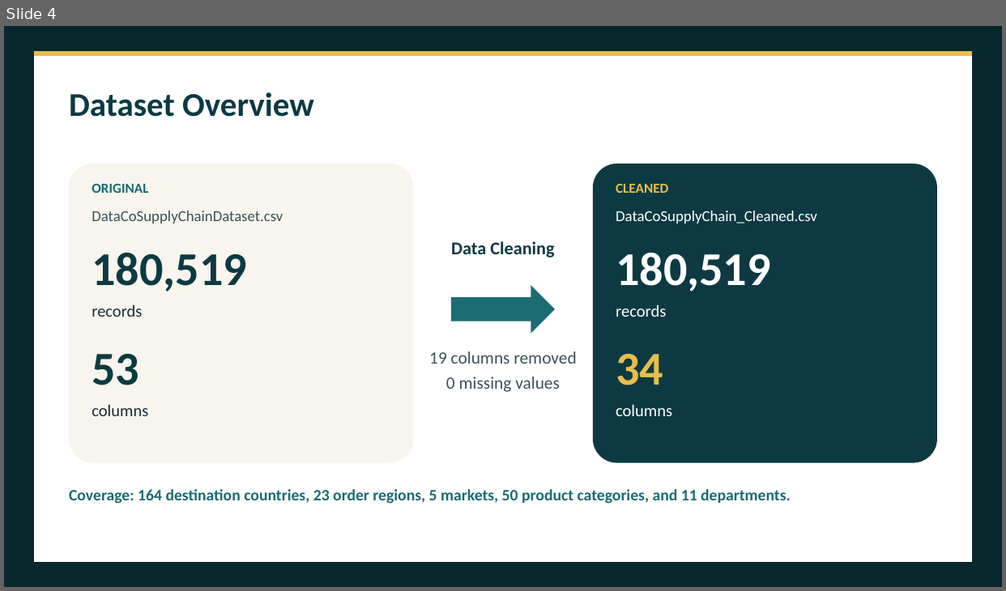
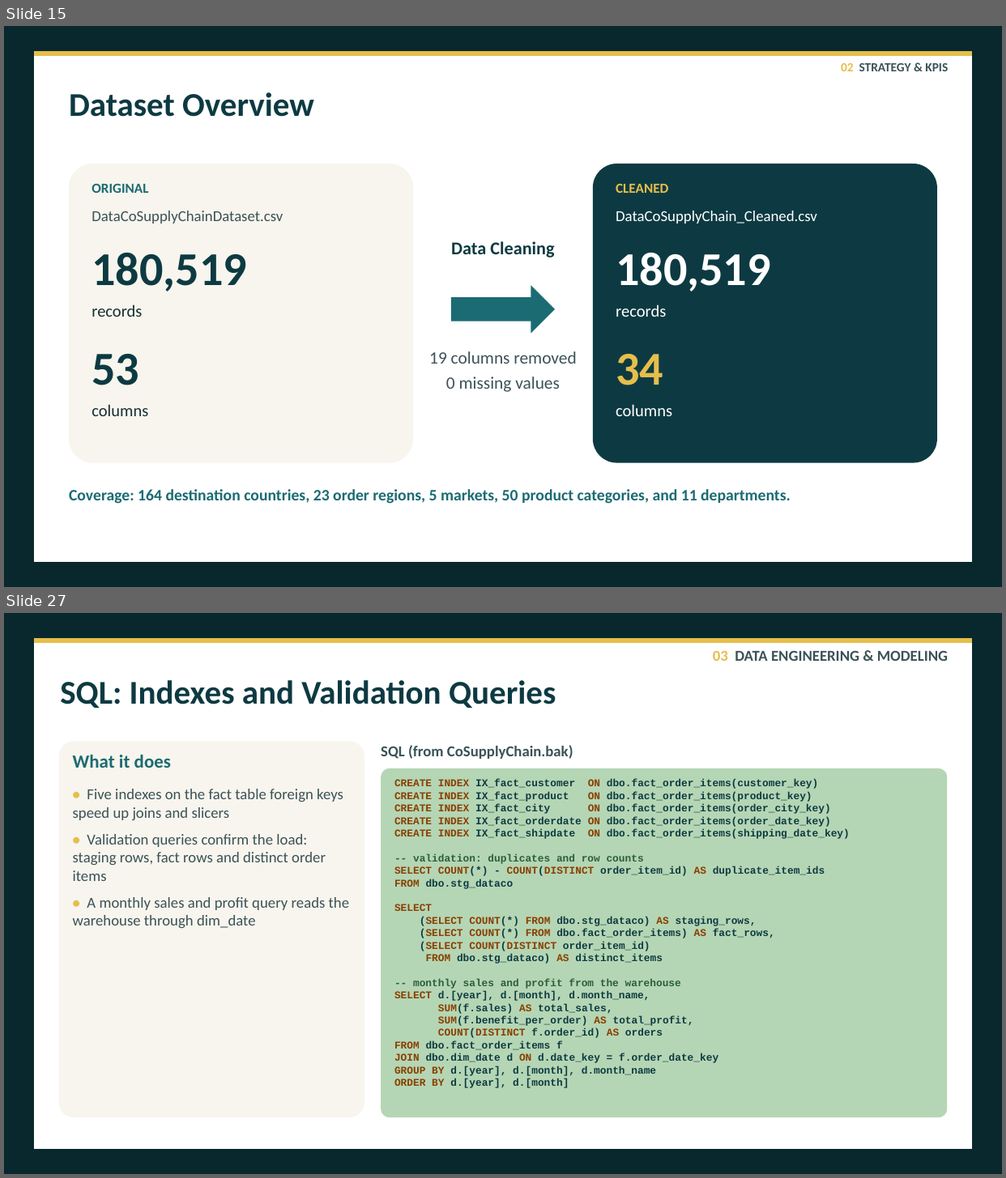
Before and after one commit to Team5-Depi/Supply-Chain-Dataset-Analysis-Final_Project, a slide deck: Presentation/Supply_Chain_Dataset_Analysis_Presentation.pptx. Shown one above the other, each under a label of ours: slide 4 before the commit, slides 15 and 27 after it; the slides between them are not shown. The pictures are 1006x591 and 1006x1178 pixels, drawn with LibreOffice and Linux fonts; fonts in the diff are those of the drawing. Boxes give left, top, right and bottom in pixels: in the first picture for what was removed or moved away, otherwise in the second. Text is boxed around its words. In the diff, an @@ line names an element or a change of style, - is before the commit and + after.

```diff
--- a/Presentation/Supply_Chain_Dataset_Analysis_Presentation.pptx
+++ b/Presentation/Supply_Chain_Dataset_Analysis_Presentation.pptx
@@ slide 27 added at <box>4,613,1002,1174</box>, background #08282E @@
@@ freeform shape added at <box>34,638,972,1149</box>, fill #FFFFFF @@
@@ freeform shape added at <box>34,638,972,643</box>, fill #E6BE4C @@
@@ text added at <box>713,650,948,661</box>, 22 pt, text #3B5258, bold @@
+03 DATA ENGINEERING & MODELING
@@ text added at <box>60,680,556,708</box>, 48 pt, text #0D3A42, bold @@
+SQL: Indexes and Validation Queries
@@ rounded rectangle added at <box>59,741,364,1118</box>, fill #F7F5ED @@
@@ text added at <box>73,755,171,768</box>, 26.8 pt, text #1B6B72, bold @@
+What it does
@@ text added at <box>381,745,573,759</box>, 22 pt, text #3B5258, bold @@
+SQL (from CoSupplyChain.bak)
@@ rounded rectangle added at <box>381,769,947,1118</box>, fill #B5D6B4 @@
@@ text added at <box>394,779,850,1088</box>, 15 pt, text #0D3A42, bold @@
+CREATE INDEX IX_fact_customer ON dbo.fact_order_items(customer_key)
+CREATE INDEX IX_fact_product ON dbo.fact_order_items(product_key)
+CREATE INDEX IX_fact_city ON dbo.fact_order_items(order_city_key)
+CREATE INDEX IX_fact_orderdate ON dbo.fact_order_items(order_date_key)
+CREATE INDEX IX_fact_shipdate ON dbo.fact_order_items(shipping_date_key)
+-- validation: duplicates and row counts
+SELECT COUNT(*) - COUNT(DISTINCT order_item_id) AS duplicate_item_ids
+FROM dbo.stg_dataco
+SELECT
+(SELECT COUNT(*) FROM dbo.stg_dataco) AS staging_rows,
+(SELECT COUNT(*) FROM dbo.fact_order_items) AS fact_rows,
+(SELECT COUNT(DISTINCT order_item_id)
+FROM dbo.stg_dataco) AS distinct_items
+-- monthly sales and profit from the warehouse
+SELECT d.[year], d.[month], d.month_name,
+SUM(f.sales) AS total_sales,
+SUM(f.benefit_per_order) AS total_profit,
+COUNT(DISTINCT f.order_id) AS orders
+FROM dbo.fact_order_items f
+JOIN dbo.dim_date d ON d.date_key = f.order_date_key
+GROUP BY d.[year], d.[month], d.month_name
+ORDER BY d.[year], d.[month]
@@ text added at <box>73,789,349,928</box>, 22 pt, text #3B5258 @@
+• Five indexes on the fact table foreign keys speed up joins and slicers
+• Validation queries confirm the load: staging rows, fact rows and distinct order items
+• A monthly sales and profit query reads the warehouse through dim_date
@@ what was slide 4 is now slide 15 @@
@@ slide 15 changed as well @@
@@ text added at <box>841,63,948,71</box>, 18 pt, text #3B5258, bold @@
+02 STRATEGY & KPIS
```
Also in this commit, not shown: 10 other slides changed, 45 other slides added, 4 slides removed, 2 other files.
